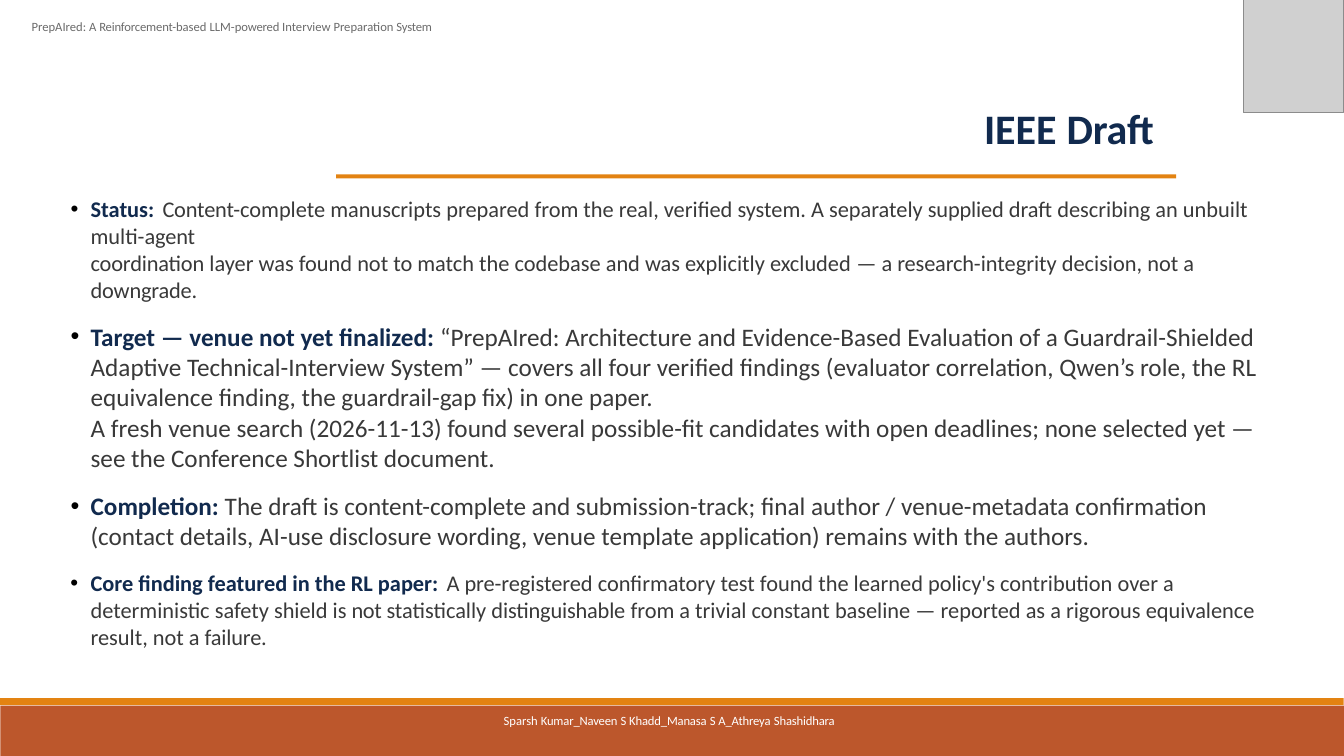
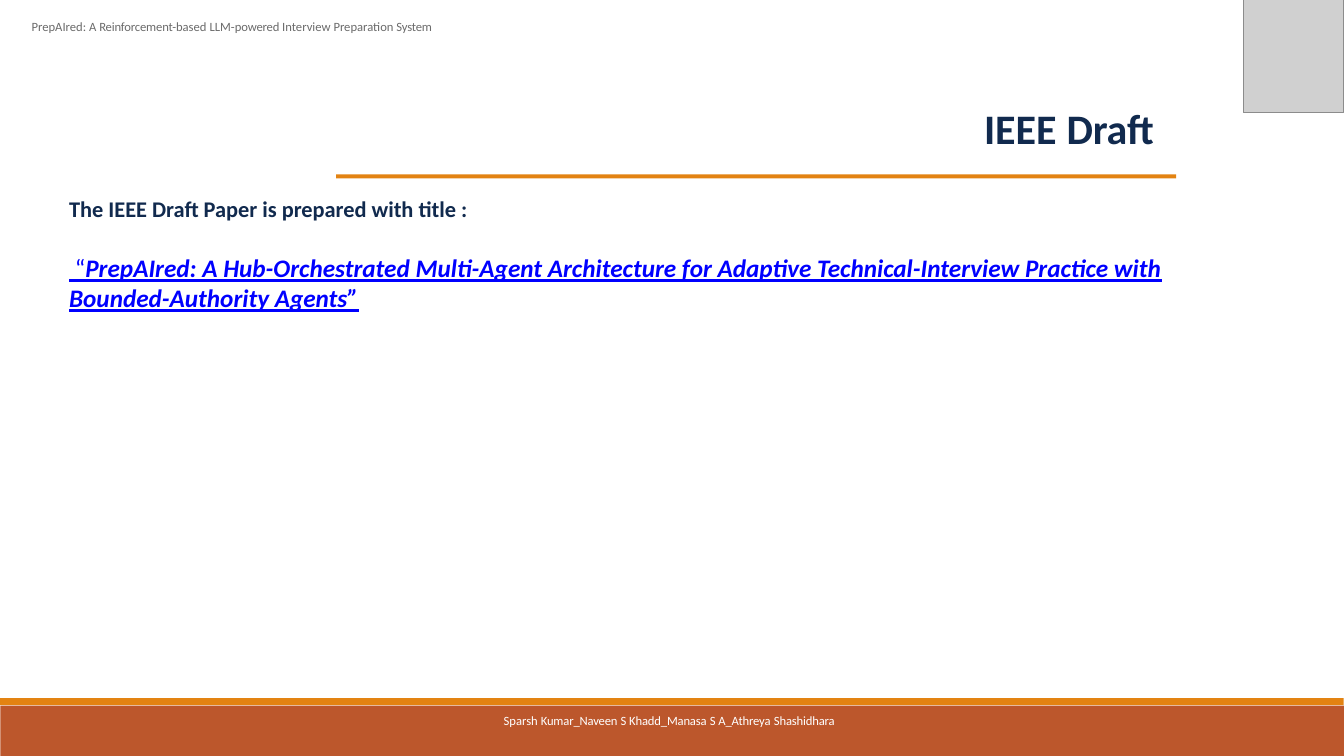
Before and after one commit to sparshkumar1/capstoneProject, a slide deck: slide 15 of final_deliverables/04_Final_Presentation/PrepAIred_Final_Presentation.pptx (slide 13 before the commit). Drawn at 1344x756 pixels with LibreOffice and Linux fonts; fonts in the diff are those of the drawing; grey boxes stand for pictures. Boxes give left, top, right and bottom in pixels: in the first picture for what was removed or moved away, otherwise in the second. Text is boxed around its words. In the diff, an @@ line names an element or a change of style, - is before the commit and + after.

```diff
--- a/final_deliverables/04_Final_Presentation/PrepAIred_Final_Presentation.pptx
+++ b/final_deliverables/04_Final_Presentation/PrepAIred_Final_Presentation.pptx
@@ text at box(69, 201, 1161, 312): text changed; text colour #393939 to #0000FF; bold on; italic on @@
-• Status: Content-complete manuscripts prepared from the real, verified system. A separately supplied draft describing an unbuilt multi-agent
-coordination layer was found not to match the codebase and was explicitly excluded — a research-integrity decision, not a downgrade.
-• Target — venue not yet finalized: “PrepAIred: Architecture and Evidence-Based Evaluation of a Guardrail-Shielded Adaptive Technical-Interview System” — covers all four verified findings (evaluator correlation, Qwen’s role, the RL equivalence finding, the guardrail-gap fix) in one paper.
-A fresh venue search (2026-11-13) found several possible-fit candidates with open deadlines; none selected yet — see the Conference Shortlist document.
-• Completion: The draft is content-complete and submission-track; final author / venue-metadata confirmation (contact details, AI-use disclosure wording, venue template application) remains with the authors.
-• Core finding featured in the RL paper: A pre-registered confirmatory test found the learned policy's contribution over a deterministic safety shield is not statistically distinguishable from a trivial constant baseline — reported as a rigorous equivalence result, not a failure.
+The IEEE Draft Paper is prepared with title :
+“PrepAIred: A Hub-Orchestrated Multi-Agent Architecture for Adaptive Technical-Interview Practice with Bounded-Authority Agents”
```
Also in this commit, not shown: 8 other slides changed, 3 slides added, 2 slides removed, 19 other files.
